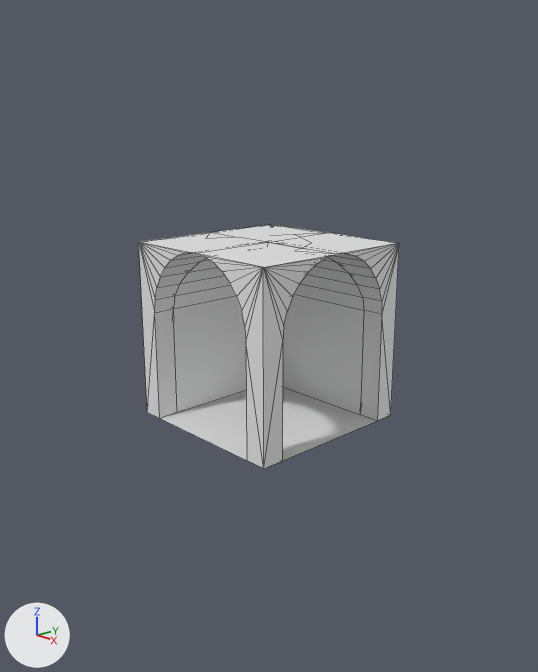
The Blender file blender/straight_hall.blend as it was, and as the next commit left it.
Before and after are seen from a 50 mm camera at (11.75, -11.04, 6.6) aimed at (0.03, -0.01, 1.89). Arrows for +X, +Y and +Z are at lower left; the lights stay in place. Mesh edges are drawn as thin lines.

Script lines for the objects in view, before the commit:
```python
me_cube_010 = bpy.data.meshes.new('Cube.010')
me_cube_010.from_pydata(...)  # 165 vertices, 164 faces; spans x -1.0..1.0, y -1.0..1.0, z -1.0..1.0
me_plane = bpy.data.meshes.new('Plane')
me_plane.from_pydata([(-1.0, -1.0, 0.0), (1.0, -1.0, 0.0), (-1.0, 1.0, 0.0), (1.0, 1.0, 0.0)], [], [(0, 1, 3, 2)])
ob_cube_008 = bpy.data.objects.new('Cube.008', me_cube_010)
ob_cube_008.location = (0.0, 0.0, 2.0)
ob_cube_008.scale = (2.0, 2.0, 2.0)
ob_plane = bpy.data.objects.new('Plane', me_plane)
ob_plane.location = (0.0, 0.0, 0.0)
ob_plane.scale = (2.0, 2.0, 1.0)
```
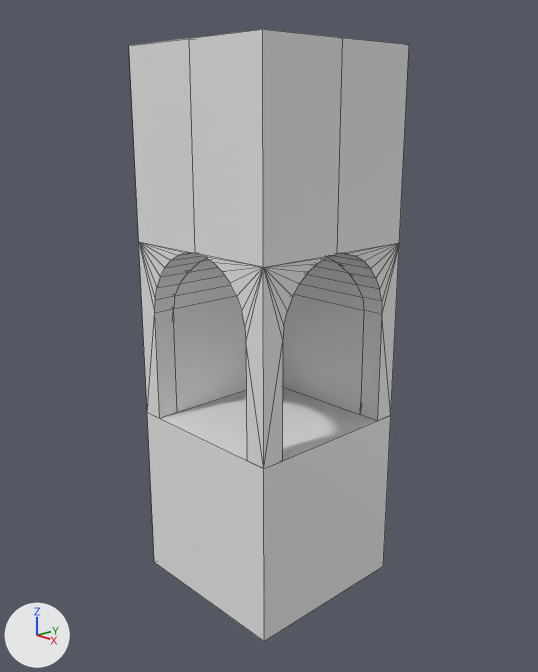
Where the change shows, as pixel boxes (x1, y1, x2, y2) in the pictures (538 x 672 px):
```json
{"object": "Cube.008", "change": "reshaped", "before": [139, 224, 399, 469], "after": [129, 29, 409, 641], "on screen": "8% wider, 149% taller"}
{"part": 1, "of": "me_cube_010", "change": "built on", "before": [140, 224, 396, 267], "after": [129, 29, 409, 641]}
```

The change, as JSON lines over the scene's bpy script:
```json
{"block": "me_cube_010", "where": "# used by ob_cube_008; location = (0.0, 0.0, 2.0); scale = (2.0, 2.0, 2.0)"}
{"op": "remove", "block": "me_cube_010", "code": "me_cube_010.from_pydata(...)  # 165 vertices, 164 faces; spans x -1.0..1.0, y -1.0..1.0, z -1.0..1.0"}
{"op": "add", "block": "me_cube_010", "code": "me_cube_010.from_pydata(...)  # 182 vertices, 175 faces; spans x -1.0..1.0, y -1.0..1.0, z -3.0..3.0"}
{"block": "me_cube_010", "change": "me_cube_010 part 1"}
{"block": "me_cube_010", "change": "5 vertices are removed from x -0.67..0.6, y -0.33..0.5, z 1.0"}
{"block": "me_cube_010", "change": "8 faces are deleted"}
{"block": "me_cube_010", "change": "11 vertices are added at x -1.0..1.0, y -1.0..1.0, z -3.0..3.0"}
{"block": "me_cube_010", "change": "11 new vertices lie (0.0, 0.0, 2.0) away from vertices in x -1.0..1.0, y -1.0..1.0, z 1.0"}
{"block": "me_cube_010", "change": "19 new faces join them"}
```
